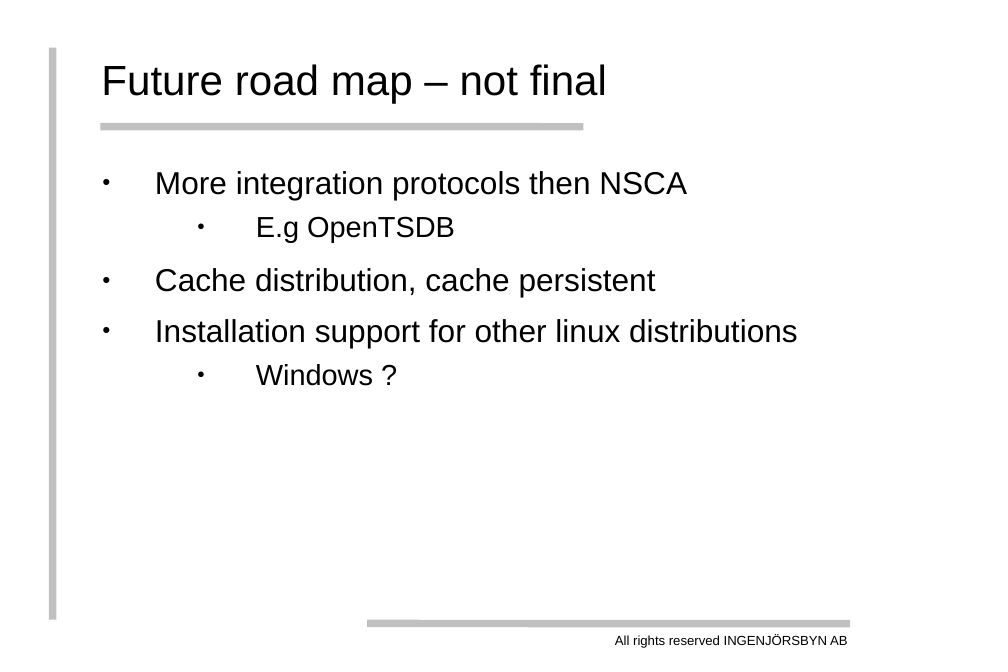
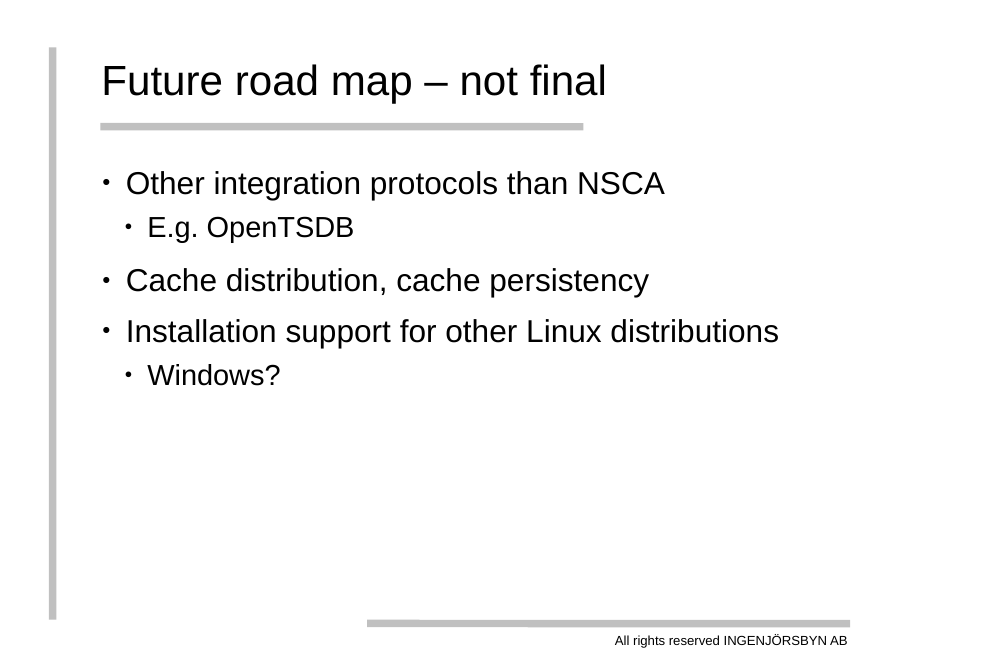
Before and after one commit to thenodon/bischeck, a slide deck: slide 24 of doc/bischeck.ppt. Drawn at 1008x672 pixels with LibreOffice and Linux fonts; fonts in the diff are those of the drawing; background and template pictures are left out. Boxes give left, top, right and bottom in pixels: in the first picture for what was removed or moved away, otherwise in the second. Text is boxed around its words. In the diff, an @@ line names an element or a change of style, - is before the commit and + after.

```diff
--- a/doc/bischeck.ppt
+++ b/doc/bischeck.ppt
@@ text at [126, 171, 779, 386]: text changed @@
-● More integration protocols then NSCA
-  ● E.g OpenTSDB
-● Cache distribution, cache persistent
-● Installation support for other linux distributions
-  ● Windows ?
+● Other integration protocols than NSCA
+  ● E.g. OpenTSDB
+● Cache distribution, cache persistency
+● Installation support for other Linux distributions
+  ● Windows?
```
Also in this commit, not shown: 20 other slides changed, 1 slide added, 1 slide removed, 1 other file.
